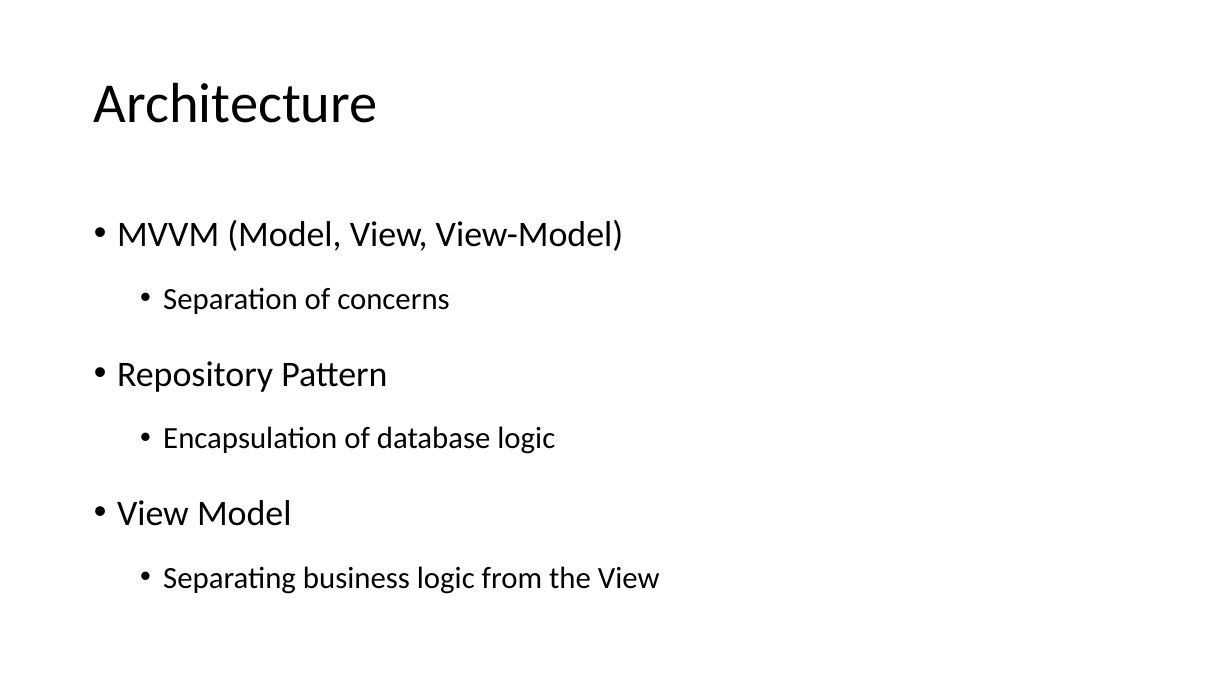
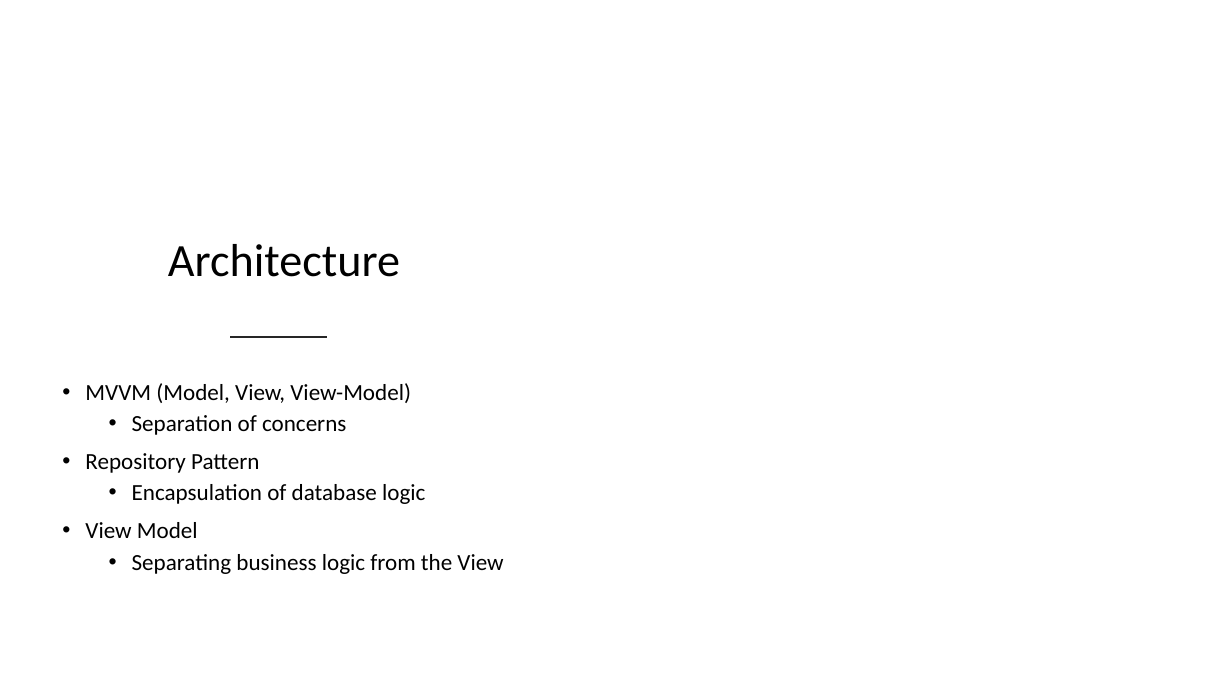
Before and after one commit to thanshaw02/Senior_Project, a slide deck: slide 3 of Project_Documents/Final_Project_Presentation.pptx. Drawn at 1232x693 pixels with LibreOffice and Linux fonts; fonts in the diff are those of the drawing; background and template pictures are left out. Boxes give left, top, right and bottom in pixels: in the first picture for what was removed or moved away, otherwise in the second. Text is boxed around its words. In the diff, an @@ line names an element or a change of style, - is before the commit and + after.

```diff
--- a/Project_Documents/Final_Project_Presentation.pptx
+++ b/Project_Documents/Final_Project_Presentation.pptx
@@ freeform shape added at (x1=0, y1=101, x2=608, y2=693), fill #FFFFFF at 75% opacity @@
@@ title "Architecture" moved from (x1=94, y1=82, x2=378, y2=123) to (x1=168, y1=244, x2=400, y2=277) @@
@@ title "Architecture" at (x1=168, y1=244, x2=400, y2=277): size 44 to 36 pt; alignment left to centre @@
@@ text "MVVM (Model, View, View-Model)" moved from (x1=117, y1=220, x2=660, y2=594) to (x1=85, y1=383, x2=503, y2=574) @@
@@ text "MVVM (Model, View, View-Model)" at (x1=85, y1=383, x2=503, y2=574): size 28 to 18 pt in "MVVM (Model, View, View-Model)", "Repository Pattern", "View Model"; size 24 to 18 pt in "Separation of concerns", "Encapsulation of database logic", "Separating business logic from the View"; line spacing 1.5 to 0.9; vertical alignment top to middle @@
@@ line added from (231, 337) to (325, 337), #262626 2 pt @@
```
Also in this commit, not shown: 5 other slides changed, 10 other files.
